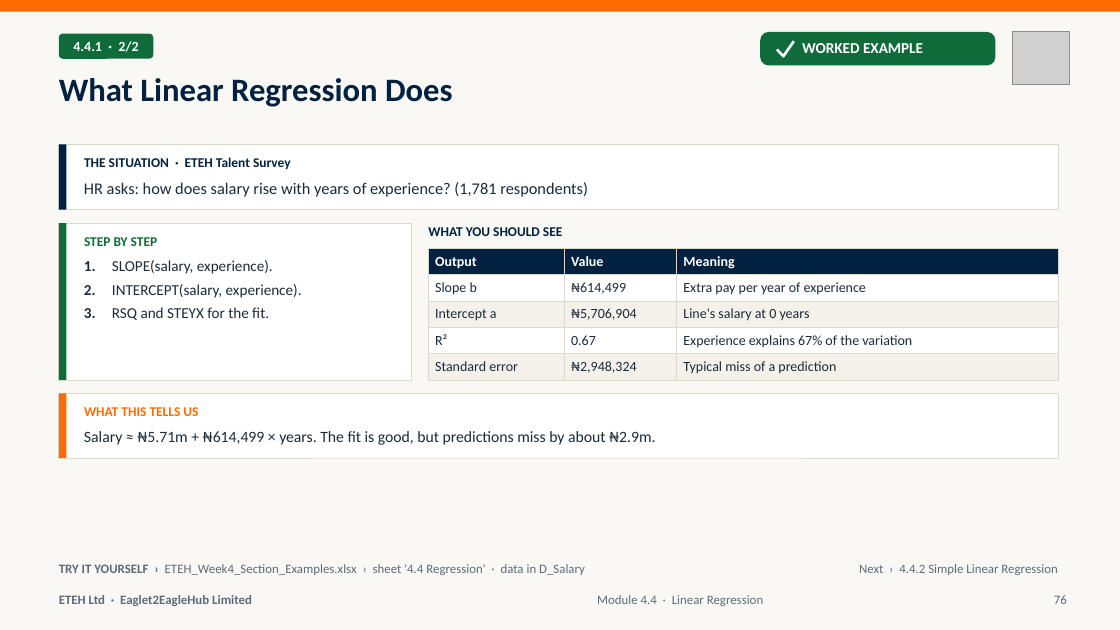
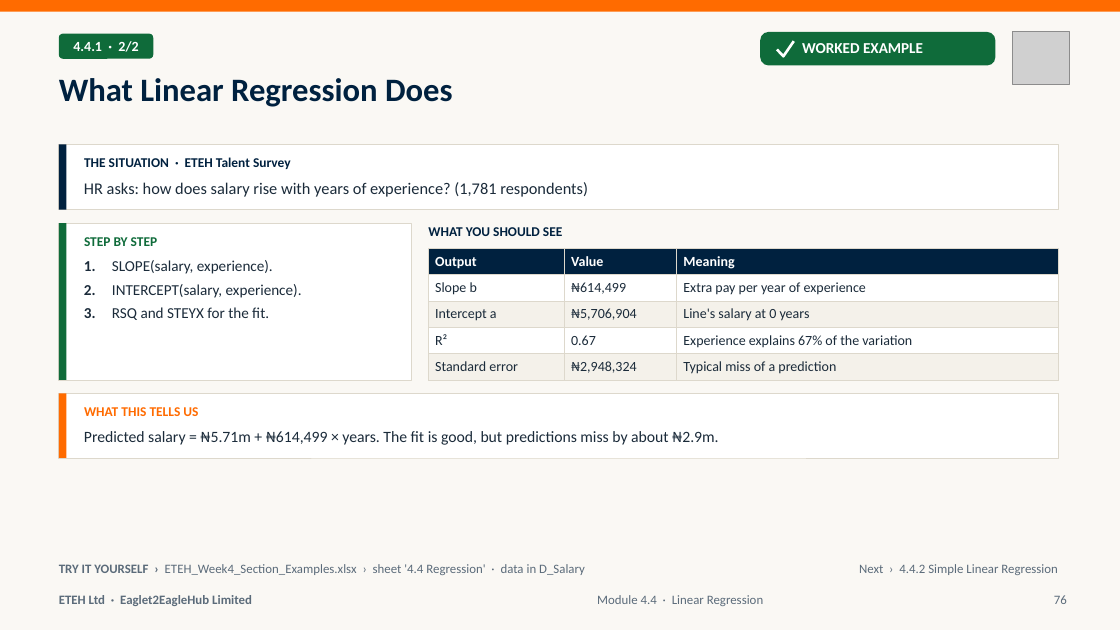
Before and after one commit to MaxiKen/ETEH, a slide deck: slide 76 of ETEH_Bootcamp_Pack/ETEH_Vol4_Week4_Stats_Forecast_AI_Slides.pptx. Drawn at 1120x630 pixels with LibreOffice and Linux fonts; fonts in the diff are those of the drawing; grey boxes stand for pictures. Boxes give left, top, right and bottom in pixels: in the first picture for what was removed or moved away, otherwise in the second. Text is boxed around its words. In the diff, an @@ line names an element or a change of style, - is before the commit and + after.

```diff
--- a/ETEH_Bootcamp_Pack/ETEH_Vol4_Week4_Stats_Forecast_AI_Slides.pptx
+++ b/ETEH_Bootcamp_Pack/ETEH_Vol4_Week4_Stats_Forecast_AI_Slides.pptx
@@ text at bbox=[84, 431, 718, 445]: text changed @@
-Salary ≈ ₦5.71m + ₦614,499 × years. The fit is good, but predictions miss by about ₦2.9m.
+Predicted salary = ₦5.71m + ₦614,499 × years. The fit is good, but predictions miss by about ₦2.9m.
```
Also in this commit, not shown: 8 other slides changed, 12 other files.
